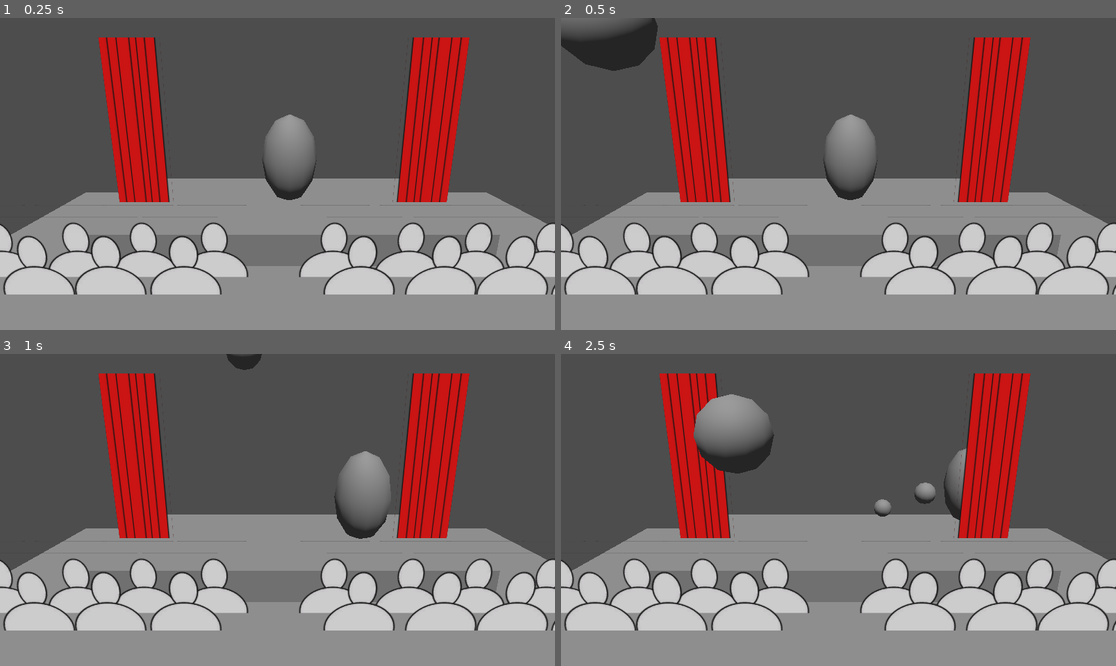
Above: before the commit, frames 1-4 (two rows, left to right).
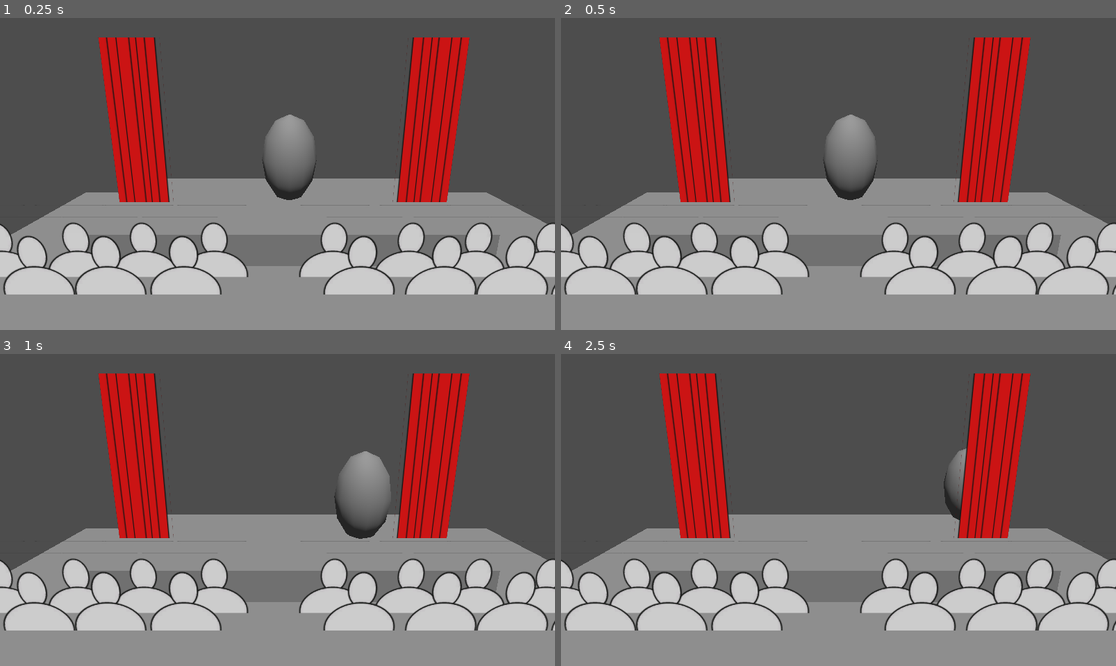
Above: after the commit, the same moments.

Repository: lurppa/barkable
Game: Godot game, scene res://scenes/main.tscn
The game is run twice, just before and just after one commit, with the same random seed, the same clock (stepped at 60 frames per second) and the same inputs.
Inputs (mouse positions are in pixels of both pictures, inside the frame that each line leads up to):
- Up to frame 1 (0.25 s): no input
- Up to frame 2 (0.5 s): no input
- Up to frame 3 (1 s): tap Enter (ui_accept) at 0.5, 0.77 s; move the mouse to (399, 494) at 0.52 s; hold D (Move Right) from 0.53 s (still down); tap S (Move Front) at 0.6 s
- Up to frame 4 (2.5 s): move the mouse to (727, 525) at 1.27 s; release D (Move Right) at 1.28 s; hold W (Move Back) 1.28-2.03 s; tap S (Move Front) at 1.35, 2.1 s; tap Enter (ui_accept) at 1.52 s; move the mouse to (894, 441) at 2.02 s; hold D (Move Right) from 2.03 s (still down)

Frame 1 is identical in both runs. In frame 2, 1.7% of the frame differs, in the area x 0-18%, y 0-17%; in frame 3, 0.2%; in frame 4, 2.7%, in the area x 23-68%, y 12-53%.

Commit message:
Connected throwing items to main logic

Diff:
--- a/scenes/main.tscn
+++ b/scenes/main.tscn
@@ -19,6 +19,7 @@
 
 [node name="Main" type="Node3D"]
 script = ExtResource("1_b1maf")
+stage_path = NodePath("Stage")
 
 [node name="Stage" parent="." instance=ExtResource("2_vo661")]
 transform = Transform3D(1, 0, 0, 0, 1, 0, 0, 0, 1, 0, 0, -2.97054)
--- a/scripts/main.gd
+++ b/scripts/main.gd
@@ -1,11 +1,12 @@
 extends Node3D
 
+@export_node_path var stage_path
 
-# Called when the node enters the scene tree for the first time.
-func _ready():
-	pass # Replace with function body.
+@onready var stage = get_node(stage_path)
 
 
-# Called every frame. 'delta' is the elapsed time since the previous frame.
-func _process(delta):
-	pass
+func _ready():
+	await get_tree().create_timer(5.0).timeout
+	stage.throw_items = true
+	await get_tree().create_timer(2.0).timeout
+	stage.throw_items = false
--- a/scripts/stage.gd
+++ b/scripts/stage.gd
@@ -7,23 +7,21 @@
 @export_node_path var player_path
 @export_node_path var throw_point1_path
 @export_node_path var throw_point2_path
-@export var debug: bool = false:
-	set(_val):
+@export var throw_items: bool = false:
+	set(val):
+		throw_items = val
 		if is_node_ready():
-			throw_item()
+			_timeout()
 
 @onready var player = get_node(player_path)
 @onready var throw_point1 = get_node(throw_point1_path)
 @onready var throw_point2 = get_node(throw_point2_path)
 
 
-func _ready():
-	_timeout()
-
-
 func _timeout():
-	throw_item()
-	get_tree().create_timer(1.0).connect("timeout", _timeout)
+	if throw_items:
+		throw_item()
+		get_tree().create_timer(1.0).connect("timeout", _timeout)
 
 
 func throw_item():
